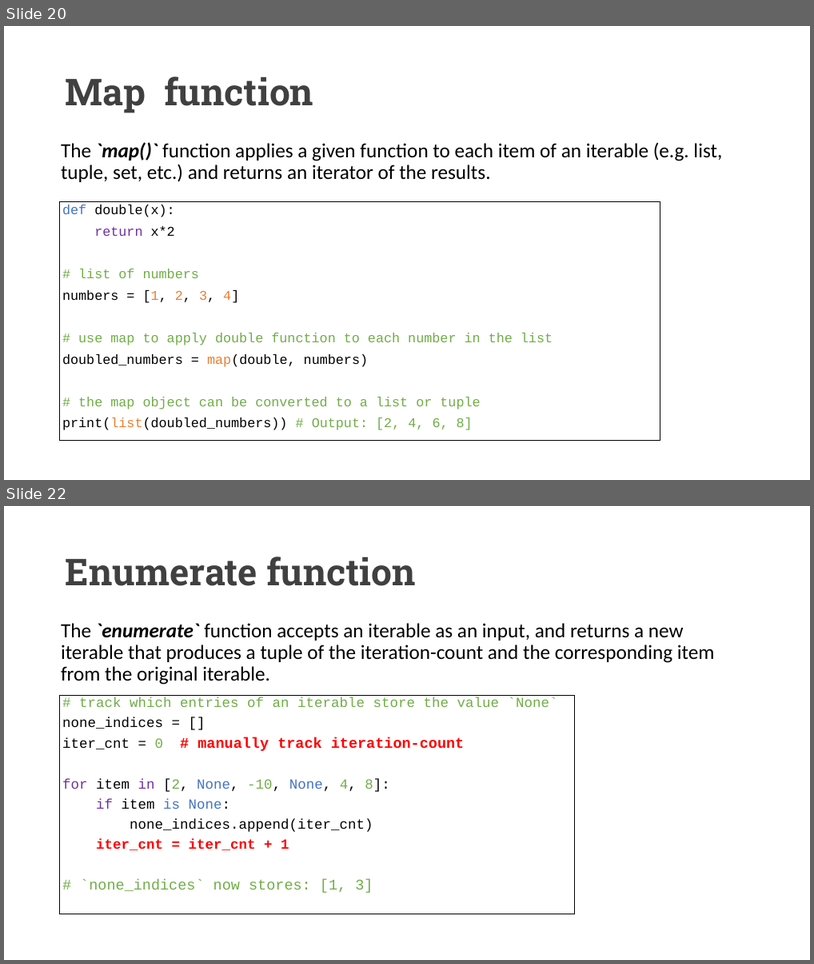
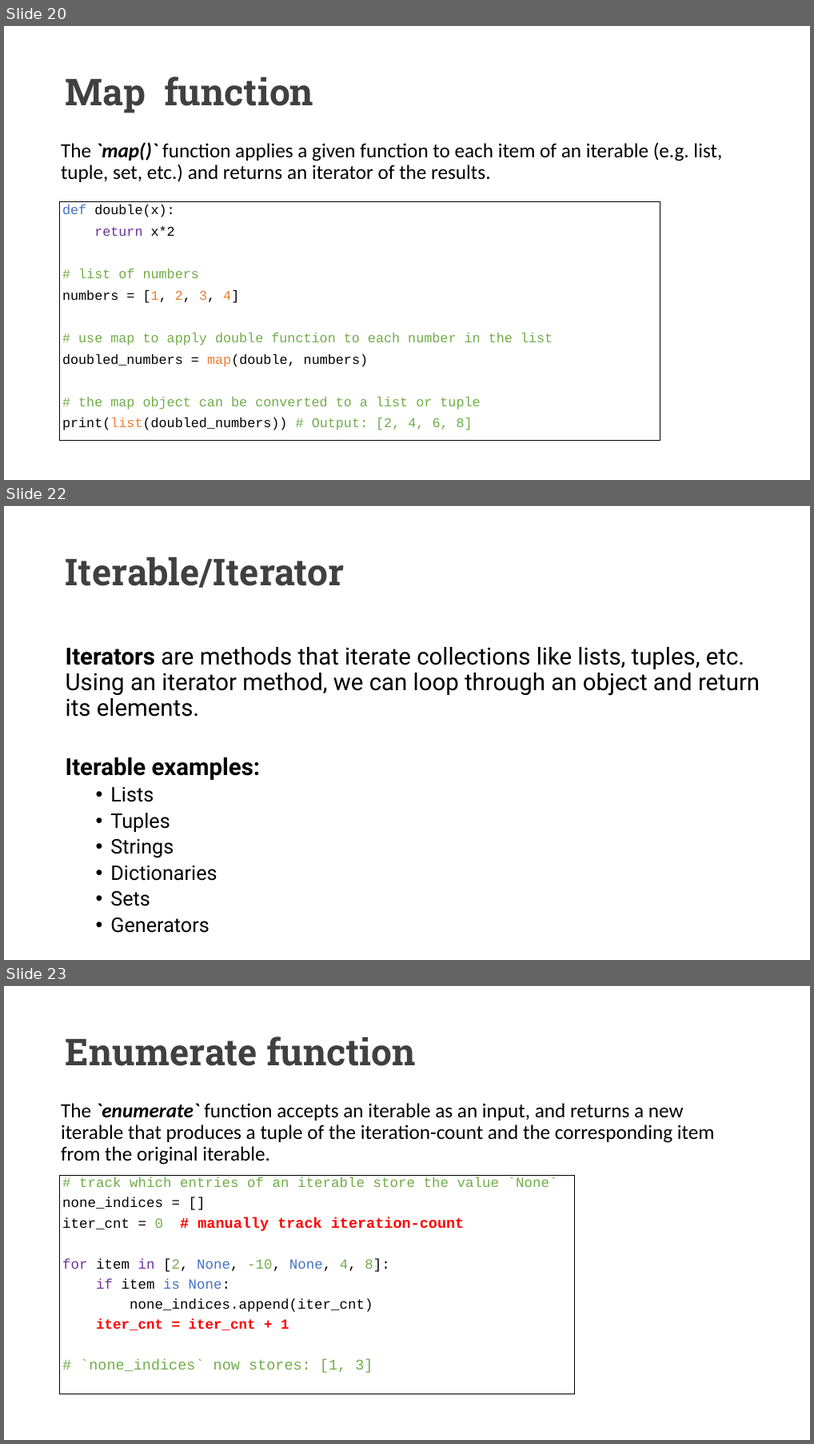
Before and after one commit to UCLL-PR2/exercises, a slide deck: 03-iterators&comprehension/programming2_iterable.pptx. Shown one above the other, each under a label of ours: slides 20 and 22 before the commit, slides 20, 22 and 23 after it; the slides between them are not shown. The pictures are 814x964 and 814x1444 pixels, drawn with LibreOffice and Linux fonts; fonts in the diff are those of the drawing. Boxes give left, top, right and bottom in pixels: in the first picture for what was removed or moved away, otherwise in the second. Text is boxed around its words. In the diff, an @@ line names an element or a change of style, - is before the commit and + after.

Commit message:
slide

```diff
--- a/03-iterators&comprehension/programming2_iterable.pptx
+++ b/03-iterators&comprehension/programming2_iterable.pptx
@@ slide 22 added at <box>4,506,810,960</box>, background #FFFFFF @@
@@ title added at <box>66,557,345,588</box>, 44 pt, text #404040, bold @@
+Iterable/Iterator
@@ text added at <box>66,647,760,716</box>, 28 pt, text #000000 @@
+Iterators are methods that iterate collections like lists, tuples, etc. Using an iterator method, we can loop through an object and return its elements.
@@ text added at <box>66,757,261,932</box>, 24 pt, text #000000 @@
+Iterable examples:
+  • Lists
+  • Tuples
+  • Strings
+  • Dictionaries
+  • Sets
+  • Generators
@@ what was slide 22 is now slide 23 @@
```
Also in this commit, not shown: 1 other slide added, 1 slide removed.
